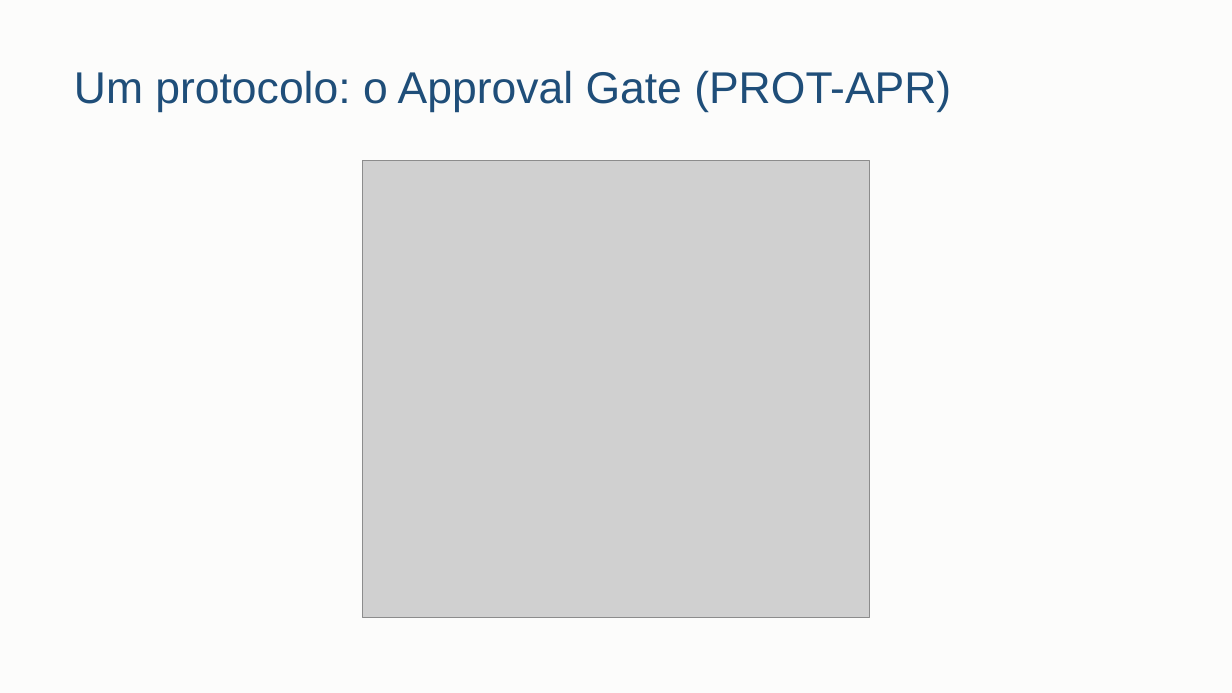
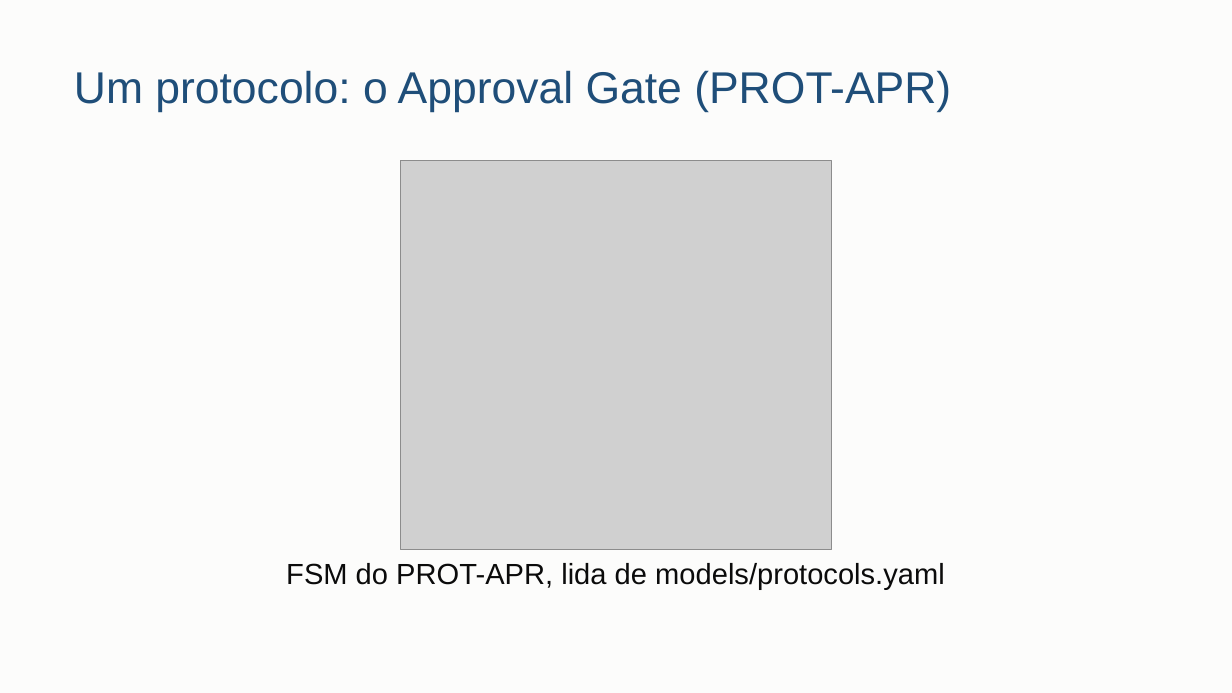
Before and after one commit to danrley-ribeiro/fin-dept-multiagents-project, a slide deck: slide 4 of entregas/dsm4/apresentacao/DSM4-apresentacao.pptx. Drawn at 1232x693 pixels with LibreOffice and Linux fonts; fonts in the diff are those of the drawing; grey boxes stand for pictures. Boxes give left, top, right and bottom in pixels: in the first picture for what was removed or moved away, otherwise in the second. Text is boxed around its words. In the diff, an @@ line names an element or a change of style, - is before the commit and + after.

Commit message:
docs(apresentacao): FSM do Approval Gate em slide próprio e roteiro renumerado (14 slides, cerca de 10 minutos)

```diff
--- a/entregas/dsm4/apresentacao/DSM4-apresentacao.pptx
+++ b/entregas/dsm4/apresentacao/DSM4-apresentacao.pptx
@@ picture: place and size @@
-picture at (362,161,869,618)
+picture at (400,161,832,549)
@@ text added at (286,563,945,589), 17 pt, text #0B0B0B @@
+FSM do PROT-APR, lida de models/protocols.yaml
```
Also in this commit, not shown: 1 other slide changed, 3 other files.
